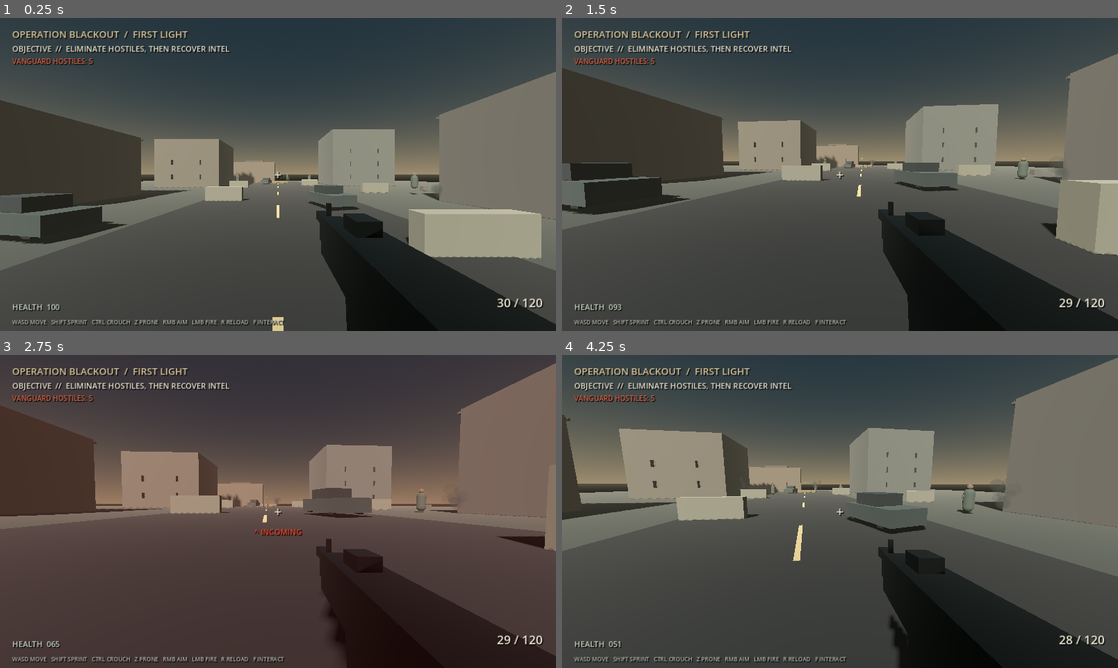
Above: before the commit, frames 1-4 (two rows, left to right).
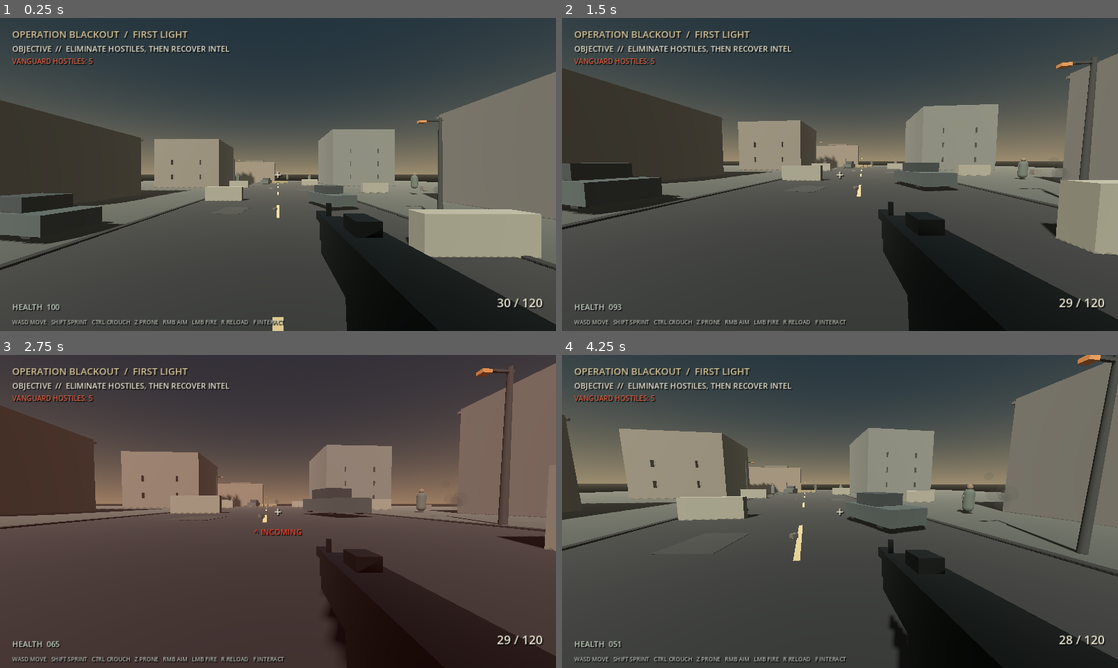
Above: after the commit, the same moments.

Repository: Liladizilla/operation-blackout
Game: Godot game, scene res://scenes/main.tscn
The game is run twice, just before and just after one commit, with the same random seed, the same clock (stepped at 60 frames per second) and the same inputs.
Inputs (mouse positions are in pixels of both pictures, inside the frame that each line leads up to):
- Up to frame 1 (0.25 s): no input
- Up to frame 2 (1.5 s): tap Enter at 0.5 s; move the mouse to (867, 174) at 0.52 s; hold W (move_forward) from 0.53 s (still down); tap Ctrl (crouch) at 0.6 s; click (867, 174) at 0.67 s; tap Space (jump) at 0.77 s; move the mouse to (812, 174) at 1.27 s; tap F (interact) at 1.35 s
- Up to frame 3 (2.75 s): keep holding W (move_forward); tap Space (jump) at 1.52 s; move the mouse to (289, 505) at 2.02 s; tap Z (prone) at 2.1 s
- Up to frame 4 (4.25 s): keep holding W (move_forward); move the mouse to (834, 517) at 2.77 s; tap Shift (sprint) at 2.85 s; click (834, 517) at 2.92 s; tap Space (jump) at 3.02, 3.77 s; move the mouse to (878, 514) at 3.52 s; tap Ctrl (crouch) at 3.6 s

The runs differ from the first frame. In frame 1, 0.9% of the frame differs, in the area x 0-100%, y 31-81%; in frame 2, 1.2%; in frame 3, 1.3%; in frame 4, 2.3%, in the area x 0-100%, y 0-71%.

Commit message:
Add low-cost street details and cache repeated materials

Diff:
--- a/scripts/main.gd
+++ b/scripts/main.gd
@@ -9,6 +9,7 @@
 var enemies: Array[Node] = []
 var mission_complete := false
 var world_environment: WorldEnvironment
+var material_cache: Dictionary = {}
 
 func _ready() -> void:
     process_mode = Node.PROCESS_MODE_ALWAYS
@@ -92,9 +93,9 @@
 
 
 func _spawn_atmosphere() -> void:
-    _smoke_plume(Vector3(-12.0, 1.0, -18.0), 22)
-    _smoke_plume(Vector3(15.0, 0.5, 7.0), 18)
-    _smoke_plume(Vector3(3.0, 0.8, -35.0), 20)
+    _smoke_plume(Vector3(-12.0, 1.0, -18.0), 12)
+    _smoke_plume(Vector3(15.0, 0.5, 7.0), 10)
+    _smoke_plume(Vector3(3.0, 0.8, -35.0), 12)
 
 func _smoke_plume(pos: Vector3, particle_count: int) -> void:
     var particles := CPUParticles3D.new()
@@ -102,7 +103,7 @@
     particles.position = pos
     particles.amount = particle_count
     particles.lifetime = 5.5
-    particles.preprocess = 2.0
+    particles.preprocess = 1.0
     particles.emitting = true
     particles.direction = Vector3(0.0, 1.0, 0.0)
     particles.spread = 24.0
@@ -150,6 +151,60 @@
     for i in range(5):
         _box("Sandbag", Vector3(-2.5 + i * 1.15, 0.35, -29), Vector3(1.05, 0.7, 0.55), Color(0.40,0.35,0.25), true)
     _box("ObjectiveLight", Vector3(0, 2.4, -30.5), Vector3(0.25, 0.25, 0.25), Color(0.85,0.58,0.18), false)
+    _street_furniture()
+
+func _street_furniture() -> void:
+    # Reusable, low-cost street details: gutters, damaged asphalt, and battered lamps.
+    for side in [-1.0, 1.0]:
+        _box("RoadGutter", Vector3(side * 7.25, 0.035, -3.0), Vector3(0.28, 0.07, 76.0), Color(0.075, 0.08, 0.075), false)
+        var pole := Node3D.new()
+        pole.name = "DamagedStreetLamp"
+        pole.position = Vector3(side * 8.4, 0.0, -12.0 if side < 0.0 else 15.0)
+        add_child(pole)
+        var shaft := MeshInstance3D.new()
+        var shaft_mesh := CylinderMesh.new()
+        shaft_mesh.top_radius = 0.075
+        shaft_mesh.bottom_radius = 0.12
+        shaft_mesh.height = 5.4
+        shaft.mesh = shaft_mesh
+        shaft.position.y = 2.7
+        shaft.material_override = _material(Color(0.12, 0.13, 0.12))
+        pole.add_child(shaft)
+        var arm := MeshInstance3D.new()
+        var arm_mesh := BoxMesh.new()
+        arm_mesh.size = Vector3(1.2, 0.08, 0.08)
+        arm.mesh = arm_mesh
+        arm.position = Vector3(-side * 0.48, 5.25, 0.0)
+        arm.material_override = _material(Color(0.12, 0.13, 0.12))
+        pole.add_child(arm)
+        var fixture := MeshInstance3D.new()
+        var fixture_mesh := BoxMesh.new()
+        fixture_mesh.size = Vector3(0.34, 0.12, 0.22)
+        fixture.mesh = fixture_mesh
+        fixture.position = Vector3(-side * 0.95, 5.18, 0.0)
+        var fixture_mat := _material(Color(0.48, 0.34, 0.18))
+        fixture_mat.emission_enabled = true
+        fixture_mat.emission = Color(0.22, 0.10, 0.035)
+        fixture.material_override = fixture_mat
+        pole.add_child(fixture)
+    for patch in [Vector3(-4.8, 0.035, -21.0), Vector3(4.2, 0.035, -5.5), Vector3(-3.1, 0.035, 12.0), Vector3(4.8, 0.035, 29.0)]:
+        var asphalt := _box("BrokenAsphalt", patch, Vector3(1.8, 0.025, 2.4), Color(0.14, 0.145, 0.135), false)
+        asphalt.rotation_degrees.y = randf_range(-18.0, 18.0)
+    for i in range(8):
+        var x := -6.2 + float((i * 13) % 12)
+        var z := -34.0 + float((i * 19) % 68)
+        var debris := _box("StreetDebris", Vector3(x, 0.12, z), Vector3(0.25 + float(i % 3) * 0.12, 0.18, 0.22 + float(i % 2) * 0.14), Color(0.25, 0.24, 0.21), false)
+        debris.rotation_degrees.y = float((i * 37) % 90)
+
+func _material(color: Color) -> StandardMaterial3D:
+    var key := color.to_html(true)
+    if material_cache.has(key):
+        return material_cache[key] as StandardMaterial3D
+    var mat := StandardMaterial3D.new()
+    mat.albedo_color = color
+    mat.roughness = 0.92
+    material_cache[key] = mat
+    return mat
 
 func _building(pos: Vector3, size: Vector3, color: Color) -> void:
     _box("Building", pos + Vector3(0,size.y/2,0), size, color, true)
@@ -236,15 +291,13 @@
     var mesh := BoxMesh.new()
     mesh.size = size
     mi.mesh = mesh
-    var mat := StandardMaterial3D.new()
-    mat.albedo_color = color
-    mat.roughness = 0.92
-    mi.material_override = mat
+    mi.material_override = _material(color)
     return mi
 
 func _spawn_player() -> void:
     player = CharacterBody3D.new()
     player.name = "Player"
+    player.add_to_group("player")
     player.set_script(PLAYER_SCRIPT)
     player.position = Vector3(0, 1.2, 25)
     add_child(player)
